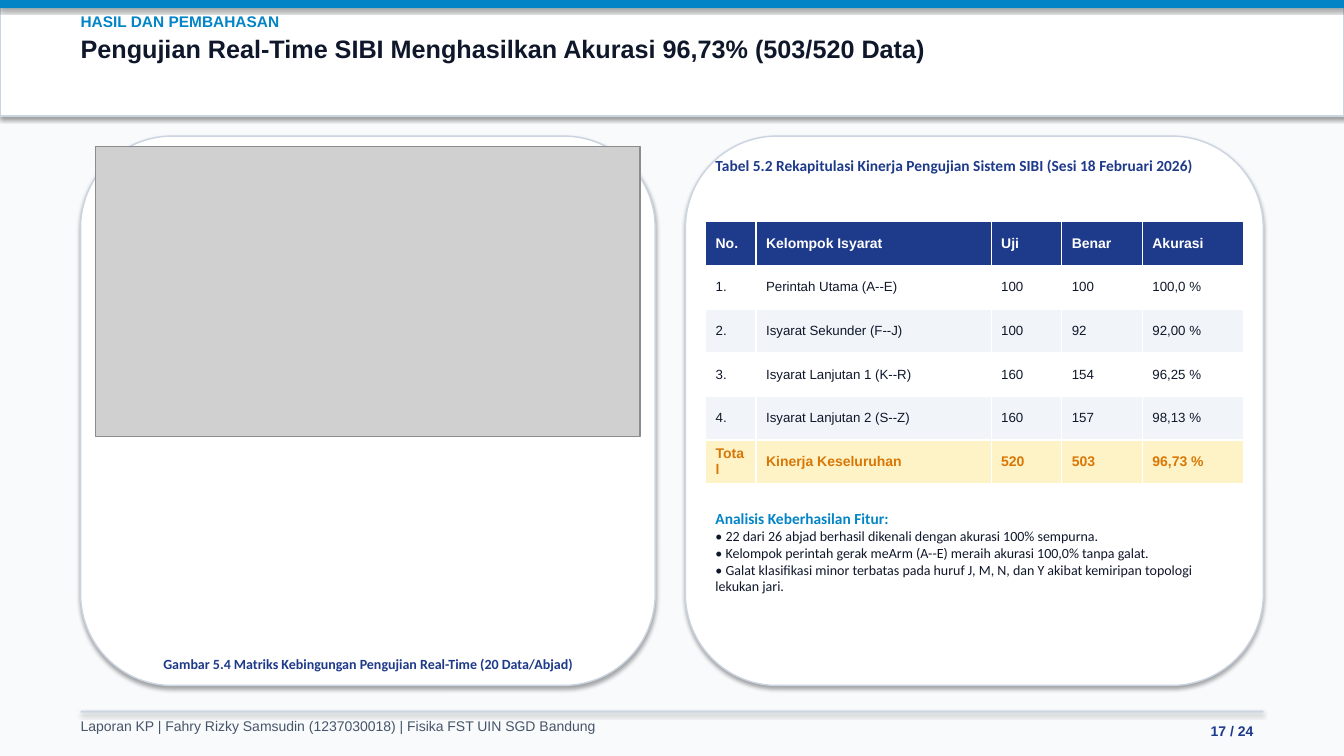
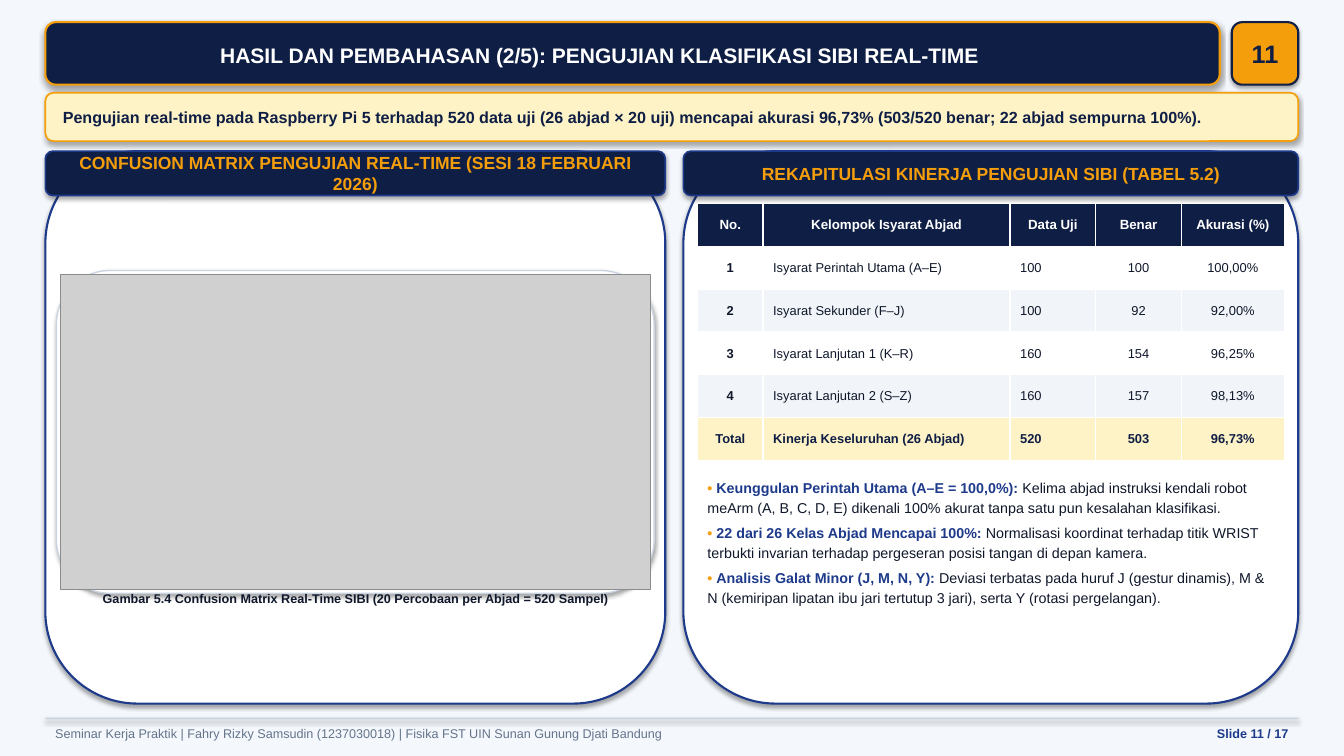
Before and after one commit to fahryrzky/LAPORAN-KP-Fahry-Rizky-Samsudin-Termux-Android, a slide deck: slide 11 of Laporan_KP_Fahry_Rizky_Samsudin.pptx (slide 17 before the commit). Drawn at 1344x756 pixels with LibreOffice and Linux fonts; fonts in the diff are those of the drawing; grey boxes stand for pictures. Boxes give left, top, right and bottom in pixels: in the first picture for what was removed or moved away, otherwise in the second. Text is boxed around its words. In the diff, an @@ line names an element or a change of style, - is before the commit and + after.

```diff
--- a/Laporan_KP_Fahry_Rizky_Samsudin.pptx
+++ b/Laporan_KP_Fahry_Rizky_Samsudin.pptx
@@ rectangle at [0, 0, 1344, 756]: fill #F8FAFC to #F4F7FB @@
@@ rectangle removed at [0, 0, 1344, 116] @@
@@ rectangle removed at [0, 0, 1344, 8] @@
@@ rounded rectangle "HASIL DAN PEMBAHASAN (2/5): PENGUJIAN ...": place and size @@
-rounded rectangle "HASIL DAN PEMBAHASAN (2/5): PENGUJIAN ..." at [81, 16, 925, 64]
+rounded rectangle "HASIL DAN PEMBAHASAN (2/5): PENGUJIAN ..." at [45, 22, 1220, 85]
@@ rounded rectangle "HASIL DAN PEMBAHASAN (2/5): PENGUJIAN ..." at [45, 22, 1220, 85]: vertical alignment top to middle; fill none to #0F1E44; outline none to #F59E0B 1.5 pt; shadow on @@
@@ rounded rectangle added at [1232, 22, 1299, 85], fill #F59E0B, outline #0F1E44 1.5 pt, 18 pt, text #0F1E44, bold @@
+11
@@ text in rounded rectangle at [220, 47, 978, 67]: text changed; size 18 to 15 pt; text colour #0F172A to #FFFFFF @@
-HASIL DAN PEMBAHASAN
-Pengujian Real-Time SIBI Menghasilkan Akurasi 96,73% (503/520 Data)
+HASIL DAN PEMBAHASAN (2/5): PENGUJIAN KLASIFIKASI SIBI REAL-TIME
@@ rounded rectangle added at [45, 93, 1299, 141], fill #FEF3C7, outline #F59E0B 1.2 pt, 11.5 pt, text #0F1E44, bold @@
+Pengujian real-time pada Raspberry Pi 5 terhadap 520 data uji (26 abjad × 20 uji) mencapai akurasi 96,73% (503/520 benar; 22 abjad sempurna 100%).
@@ rounded rectangle added at [45, 151, 665, 704], fill #FFFFFF, outline #1E3A8A 1.5 pt @@
@@ rounded rectangle added at [45, 151, 665, 196], fill #0F1E44, outline #1E3A8A 1.2 pt, 12.5 pt, text #F59E0B, bold @@
+CONFUSION MATRIX PENGUJIAN REAL-TIME (SESI 18 FEBRUARI 2026)
@@ rounded rectangle: place and size @@
-rounded rectangle at [686, 136, 1263, 686]
+rounded rectangle at [684, 151, 1299, 704]
@@ rounded rectangle at [684, 151, 1299, 704]: outline #CBD5E1 1 pt to #1E3A8A 1.5 pt @@
@@ rounded rectangle added at [684, 151, 1299, 196], fill #0F1E44, outline #1E3A8A 1.2 pt, 12.5 pt, text #F59E0B, bold @@
+REKAPITULASI KINERJA PENGUJIAN SIBI (TABEL 5.2)
@@ text removed at [715, 158, 1192, 174] @@
-Tabel 5.2 Rekapitulasi Kinerja Pengujian Sistem SIBI (Sesi 18 Februari 2026)
@@ table at [698, 204, 1285, 461] @@
-row 1: No. | Kelompok Isyarat | Uji | Benar | Akurasi
+row 1: No. | Kelompok Isyarat Abjad | Data Uji | Benar | Akurasi (%)
-row 2: 1. | Perintah Utama (A--E) | 100 | 100 | 100,0 %
+row 2: 1 | Isyarat Perintah Utama (A–E) | 100 | 100 | 100,00%
-row 3: 2. | Isyarat Sekunder (F--J) | 100 | 92 | 92,00 %
+row 3: 2 | Isyarat Sekunder (F–J) | 100 | 92 | 92,00%
-row 4: 3. | Isyarat Lanjutan 1 (K--R) | 160 | 154 | 96,25 %
+row 4: 3 | Isyarat Lanjutan 1 (K–R) | 160 | 154 | 96,25%
-row 5: 4. | Isyarat Lanjutan 2 (S--Z) | 160 | 157 | 98,13 %
+row 5: 4 | Isyarat Lanjutan 2 (S–Z) | 160 | 157 | 98,13%
-row 6, column 2: Kinerja Keseluruhan
+row 6, column 2: Kinerja Keseluruhan (26 Abjad)
-row 6, column 5: 96,73 %
+row 6, column 5: 96,73%
@@ fill #1E3A8A to #0F1E44 in row 1 @@
@@ size 10 to 9.5 pt in "No.", "Benar" @@
@@ size 9.5 to 9.2 pt in "100", "100", "100", "92" and 4 more places @@
@@ size 10 to 9.2 pt, text colour #D97706 to #0F1E44 in "Total", "520", "503" @@
@@ alignment left to centre @@
@@ table: place and size @@
-table at [706, 222, 1243, 484]
+table at [698, 204, 1285, 461]
@@ rounded rectangle: place and size @@
-rounded rectangle at [81, 136, 655, 686]
+rounded rectangle at [56, 270, 654, 593]
@@ picture: place and size @@
-picture at [96, 146, 640, 437]
+picture at [60, 274, 650, 589]
@@ text added at [707, 482, 1259, 606], 10.2 pt, text #0F172A @@
+• Keunggulan Perintah Utama (A–E = 100,0%): Kelima abjad instruksi kendali robot meArm (A, B, C, D, E) dikenali 100% akurat tanpa satu pun kesalahan klasifikasi.
+• 22 dari 26 Kelas Abjad Mencapai 100%: Normalisasi koordinat terhadap titik WRIST terbukti invarian terhadap pergeseran posisi tangan di depan kamera.
+• Analisis Galat Minor (J, M, N, Y): Deviasi terbatas pada huruf J (gestur dinamis), M & N (kemiripan lipatan ibu jari tertutup 3 jari), serta Y (rotasi pergelangan).
@@ text removed at [715, 513, 1192, 594] @@
-Analisis Keberhasilan Fitur:
-• 22 dari 26 abjad berhasil dikenali dengan akurasi 100% sempurna.
-• Kelompok perintah gerak meArm (A--E) meraih akurasi 100,0% tanpa galat.
-• Galat klasifikasi minor terbatas pada huruf J, M, N, dan Y akibat kemiripan topologi lekukan jari.
@@ text at [103, 594, 608, 607]: text changed; size 10 to 9 pt; font Calibri to Arial; text colour #1E3A8A to #0F172A @@
-Gambar 5.4 Matriks Kebingungan Pengujian Real-Time (20 Data/Abjad)
+Gambar 5.4 Confusion Matrix Real-Time SIBI (20 Percobaan per Abjad = 520 Sampel)
@@ rectangle: place and size @@
-rectangle at [81, 711, 1263, 713]
+rectangle at [45, 718, 1299, 719]
@@ text at [55, 729, 661, 741]: text changed; size 10 to 9 pt; text colour #475569 to #64748B @@
-Laporan KP | Fahry Rizky Samsudin (1237030018) | Fisika FST UIN SGD Bandung
+Seminar Kerja Praktik | Fahry Rizky Samsudin (1237030018) | Fisika FST UIN Sunan Gunung Djati Bandung
@@ text at [1217, 729, 1288, 738]: text changed; size 10 to 9 pt @@
-17 / 24
+Slide 11 / 17
```
Also in this commit, not shown: 6 other slides changed, 10 slides added, 17 slides removed, 18 other files.
